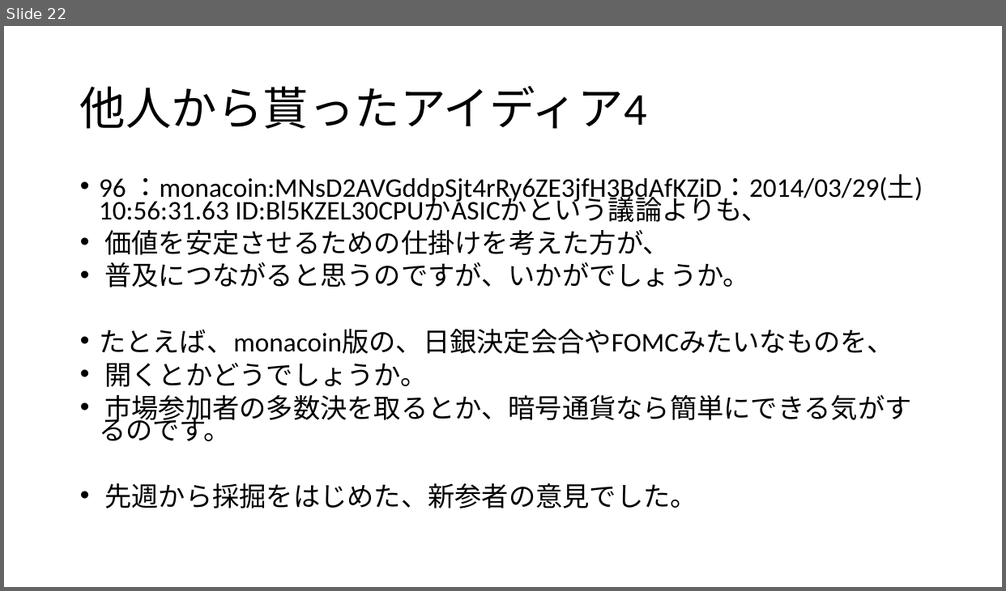
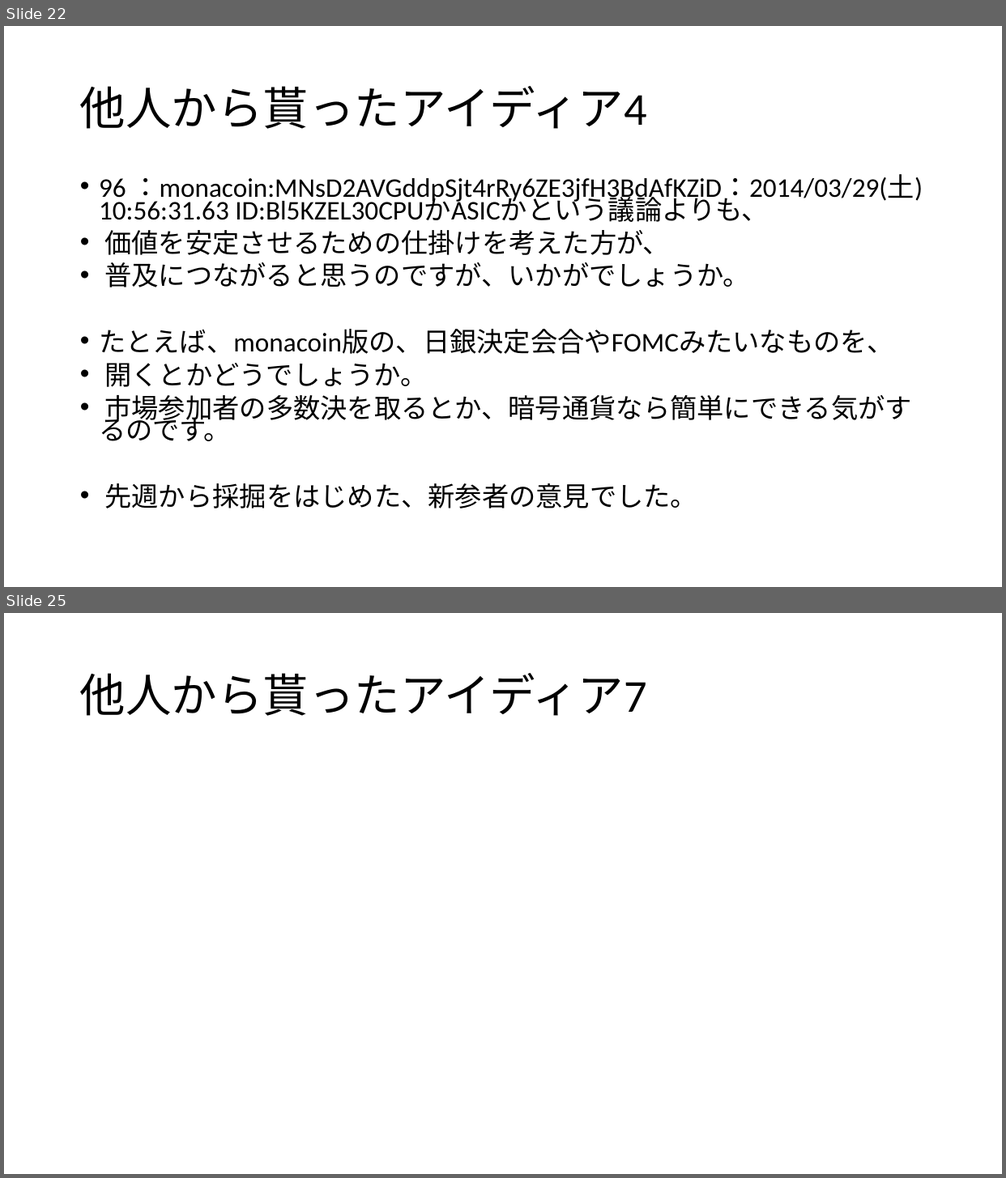
Before and after one commit to pizyumi/CREA, a slide deck: CREA2014/CREACOIN.pptx. Shown one above the other, each under a label of ours: slide 22 before the commit, slides 22 and 25 after it; the slides between them are not shown. The pictures are 1006x591 and 1006x1178 pixels, drawn with LibreOffice and Linux fonts; fonts in the diff are those of the drawing. Boxes give left, top, right and bottom in pixels: in the first picture for what was removed or moved away, otherwise in the second. Text is boxed around its words. In the diff, an @@ line names an element or a change of style, - is before the commit and + after.

```diff
--- a/CREA2014/CREACOIN.pptx
+++ b/CREA2014/CREACOIN.pptx
@@ slide 25 added at <box>4,613,1002,1174</box>, background #FFFFFF @@
@@ title added at <box>80,673,647,716</box>, 44 pt, text #000000 @@
+他人から貰ったアイディア7
```
Also in this commit, not shown: 3 other slides added, 5 other files.
